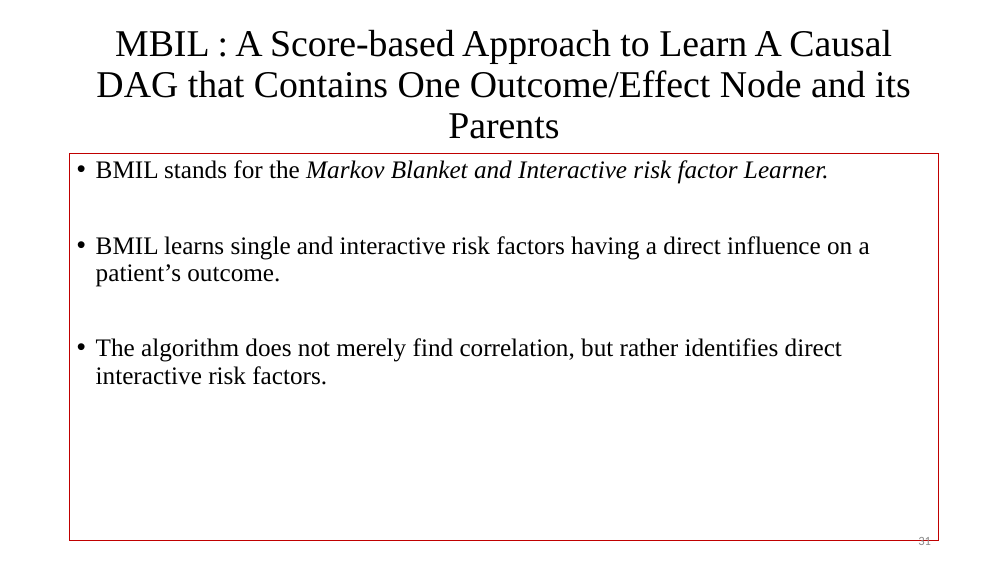
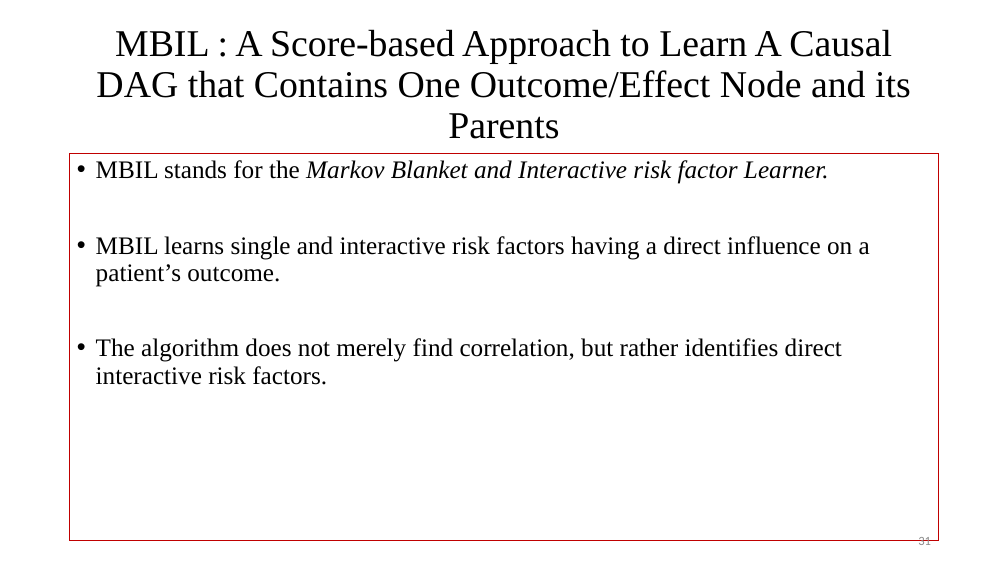
Before and after one commit to XiaJiang-2/MBIL, a slide deck: slide 31 of docs/MBILPresentation2022.3.28.pptx. Drawn at 1008x567 pixels with LibreOffice and Linux fonts; fonts in the diff are those of the drawing. Boxes give left, top, right and bottom in pixels: in the first picture for what was removed or moved away, otherwise in the second. Text is boxed around its words. In the diff, an @@ line names an element or a change of style, - is before the commit and + after.

Commit message:
Revisions of Presentation

```diff
--- a/docs/MBILPresentation2022.3.28.pptx
+++ b/docs/MBILPresentation2022.3.28.pptx
@@ text at (96, 160, 870, 287): text changed @@
-• BMIL stands for the Markov Blanket and Interactive risk factor Learner.
-• BMIL learns single and interactive risk factors having a direct influence on a patient’s outcome.
+• MBIL stands for the Markov Blanket and Interactive risk factor Learner.
+• MBIL learns single and interactive risk factors having a direct influence on a patient’s outcome.
```
